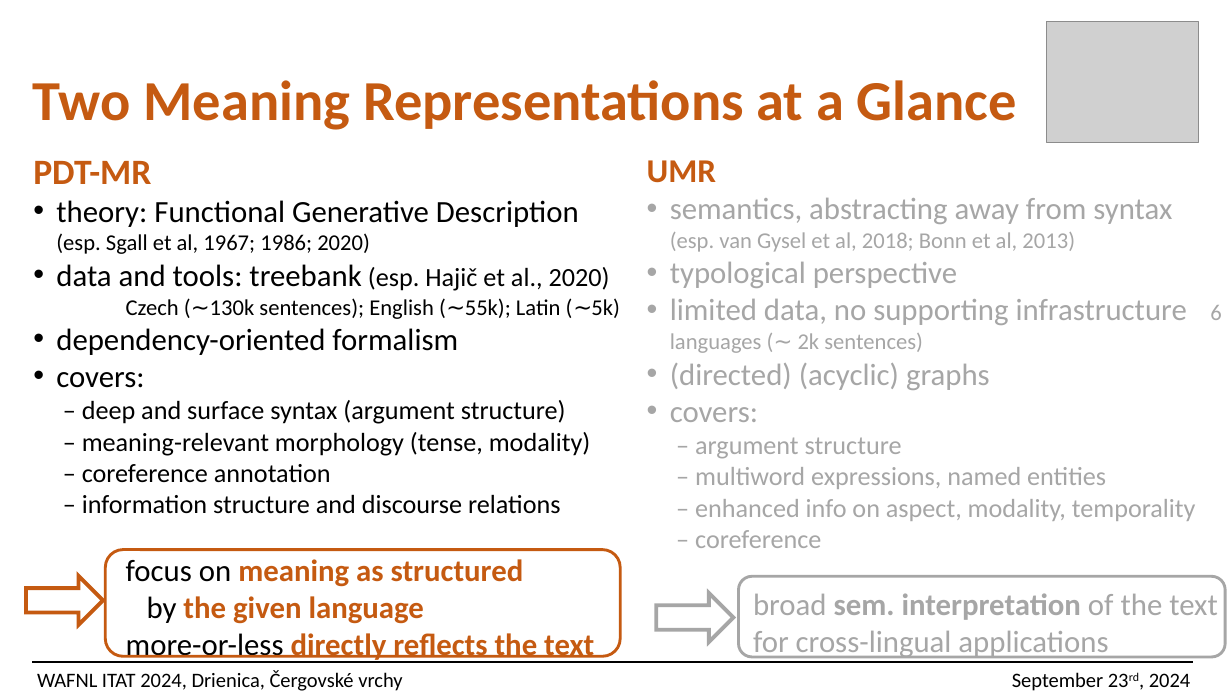
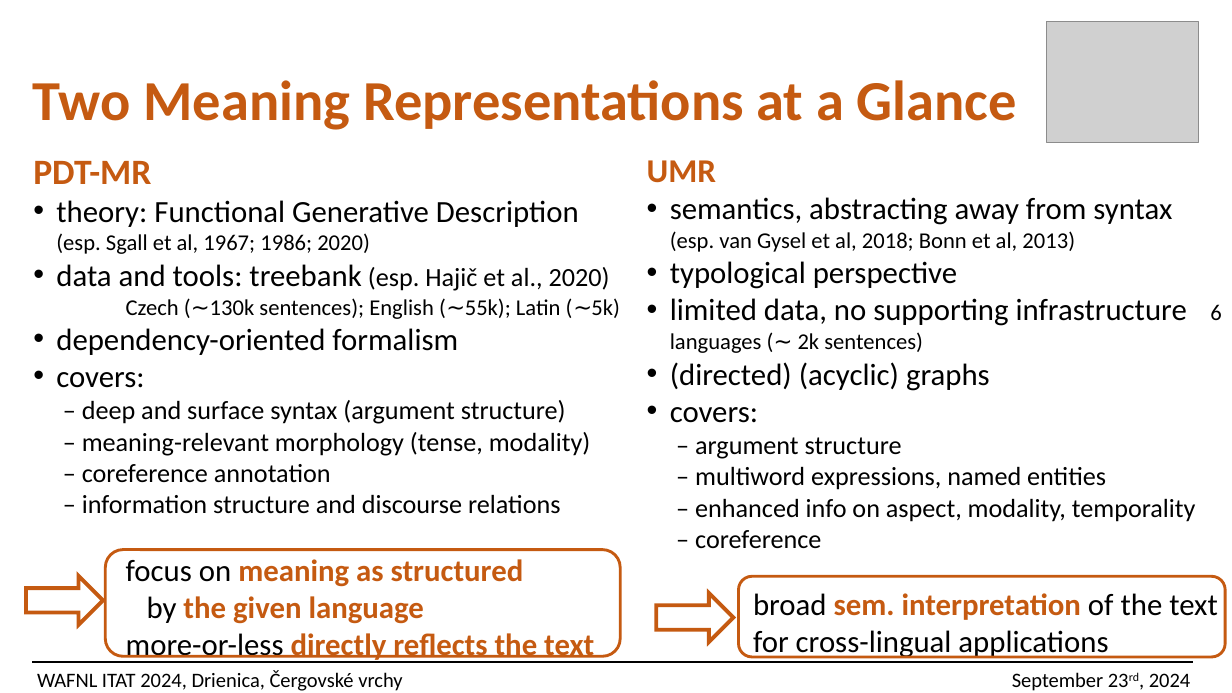
Before and after one commit to ufal/UMR, a slide deck: slide 3 of papers/2024-ITAT-slides.pptx (slide 4 before the commit). Drawn at 1232x693 pixels with LibreOffice and Linux fonts; fonts in the diff are those of the drawing; grey boxes stand for pictures. Boxes give left, top, right and bottom in pixels: in the first picture for what was removed or moved away, otherwise in the second. Text is boxed around its words. In the diff, an @@ line names an element or a change of style, - is before the commit and + after.

```diff
--- a/papers/2024-ITAT-slides.pptx
+++ b/papers/2024-ITAT-slides.pptx
@@ text at box(670, 197, 1221, 659): text colour #A6A6A6 to #000000; text colour #A6A6A6 to #C55A11 in "sem. interpretation" @@
@@ right arrow at box(656, 593, 733, 642): outline #A6A6A6 3 pt to #C55A11 3 pt @@
@@ rounded rectangle at box(738, 577, 1226, 657): outline #A6A6A6 2.25 pt to #C55A11 2.25 pt @@
```
Also in this commit, not shown: 6 other slides changed, 13 slides removed, 1 other file.
